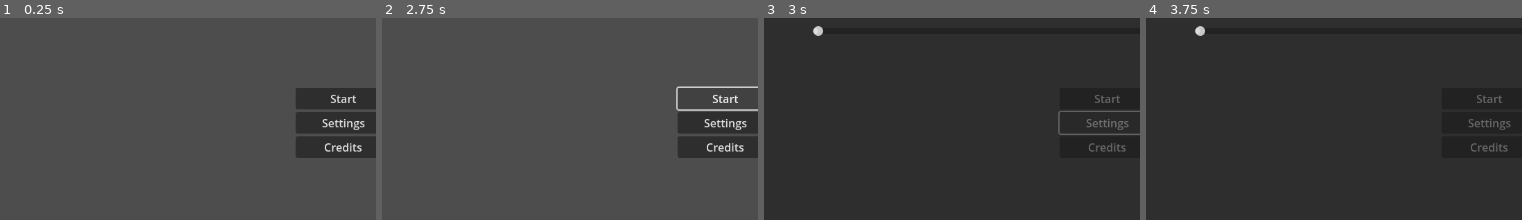
Above: before the commit, frames 1-4 (left to right).
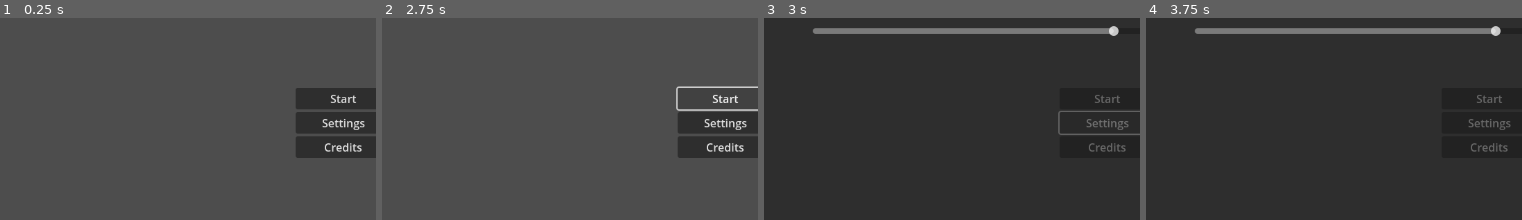
Above: after the commit, the same moments.

Repository: error-27/gmtk2024
Game: Godot game, scene res://scenes/start_screen.tscn
The game is run twice, just before and just after one commit, with the same random seed, the same clock (stepped at 60 frames per second) and the same inputs.
Inputs (mouse positions are % of the whole screen's width and height, from its top left):
- Up to frame 1 (0.25 s): no input
- Up to frame 2 (2.75 s): click "Start" at 0.5 s; click "Start" at 1.25 s; click "Start" at 2 s
- Up to frame 3 (3 s): click "Settings" at 2.75 s
- Up to frame 4 (3.75 s): click (90, 22) at 3.5 s
The pictures show only the part of the screen within x 7-57%, y 19-69%; the shares and areas given below are measured in that part.

Frames 1-2 are identical in both runs. In frame 3, 2.5% of the frame differs, in the area x 13-95%, y 3-9%; in frame 4, 2.5%.

Commit message:
volume-slider

Diff:
--- a/scenes/start_screen.tscn
+++ b/scenes/start_screen.tscn
@@ -1,9 +1,13 @@
-[gd_scene load_steps=3 format=3 uid="uid://cjqkuvynpwhks"]
+[gd_scene load_steps=5 format=3 uid="uid://cjqkuvynpwhks"]
 
 [ext_resource type="Script" path="res://scripts/start_screen.gd" id="1_kh8pp"]
+[ext_resource type="Script" path="res://scripts/settings.gd" id="2_vsmyi"]
 
 [sub_resource type="LabelSettings" id="LabelSettings_t0dkd"]
 font_size = 48
+
+[sub_resource type="AudioStream" id="AudioStream_cn4vv"]
+resource_local_to_scene = true
 
 [node name="StartScreen" type="Control"]
 layout_mode = 3
@@ -119,6 +123,7 @@
 offset_bottom = -74.0
 grow_horizontal = 2
 grow_vertical = 2
+script = ExtResource("2_vsmyi")
 
 [node name="MarginContainer" type="MarginContainer" parent="SettingsPanel"]
 layout_mode = 1
@@ -168,6 +173,8 @@
 layout_mode = 2
 size_flags_horizontal = 3
 size_flags_vertical = 1
+min_value = -50.0
+max_value = 35.0
 rounded = true
 
 [node name="HSplitContainer" type="HSplitContainer" parent="SettingsPanel/MarginContainer/VBoxContainer/Volume/MarginContainer/VBoxContainer/HSplitContainer"]
@@ -180,8 +187,13 @@
 [node name="Mute" type="CheckButton" parent="SettingsPanel/MarginContainer/VBoxContainer/Volume/MarginContainer/VBoxContainer/HSplitContainer/HSplitContainer"]
 layout_mode = 2
 
+[node name="BackgroundMusic" type="AudioStreamPlayer" parent="."]
+stream = SubResource("AudioStream_cn4vv")
+
 [connection signal="pressed" from="Buttons/Start" to="." method="_on_start_pressed"]
 [connection signal="pressed" from="Buttons/Settings" to="." method="_on_settings_pressed"]
 [connection signal="pressed" from="Buttons/Credits" to="." method="_on_credits_pressed"]
 [connection signal="meta_clicked" from="CreditsPanel/CreditsLabel" to="." method="_on_credits_label_meta_clicked"]
 [connection signal="pressed" from="CreditsPanel/CreditsClose" to="." method="_on_credits_close_pressed"]
+[connection signal="value_changed" from="SettingsPanel/MarginContainer/VBoxContainer/Volume/MarginContainer/VBoxContainer/HSplitContainer/Volume" to="SettingsPanel" method="_on_volume_value_changed"]
+[connection signal="toggled" from="SettingsPanel/MarginContainer/VBoxContainer/Volume/MarginContainer/VBoxContainer/HSplitContainer/HSplitContainer/Mute" to="SettingsPanel" method="_on_mute_toggled"]
--- /dev/null
+++ b/scripts/settings.gd
@@ -0,0 +1,10 @@
+#extends "res://scripts/start_screen.gd"
+extends Panel
+
+
+
+func _on_volume_value_changed(value: float):
+	AudioServer.set_bus_volume_db(0,value/5)   # sets audio volume from 0 to 100 (or whatever the slider is set to)
+
+func _on_mute_toggled(toggled_on: bool) -> void:
+	AudioServer.set_bus_mute(0,toggled_on)    #mute if toggled
--- a/scripts/start_screen.gd
+++ b/scripts/start_screen.gd
@@ -22,8 +22,11 @@
 		copyright_text += "-----" + license + "-----\n" + licenses[license] + "\n\n"
 
 	$CreditsPanel/CreditsLabel.text = copyright_text
-	#Hide settings at start
-	$SettingsPanel.hide()
+
+	#play Background Music (AudioStream)
+	#current song: none
+	#$BackgroundMusic.play()
+
 
 func _on_start_pressed():
 	pass # Replace with function body.
